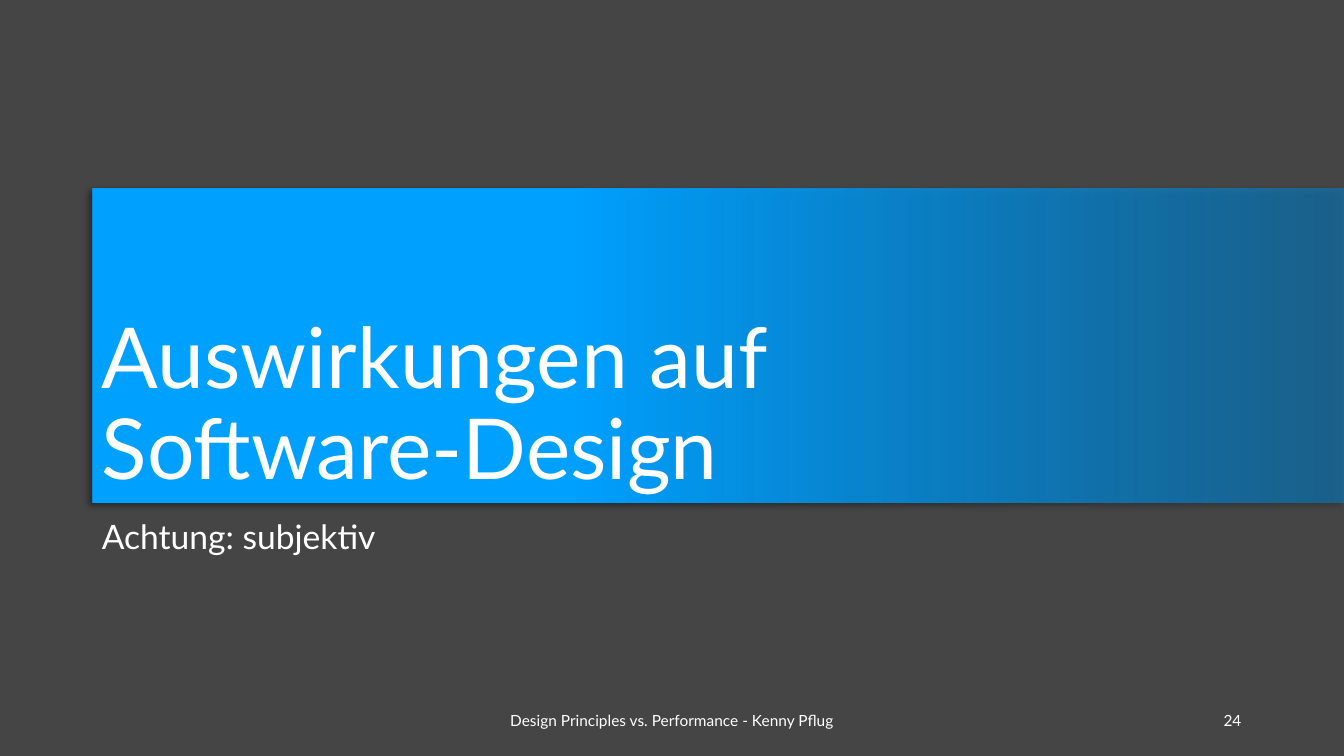
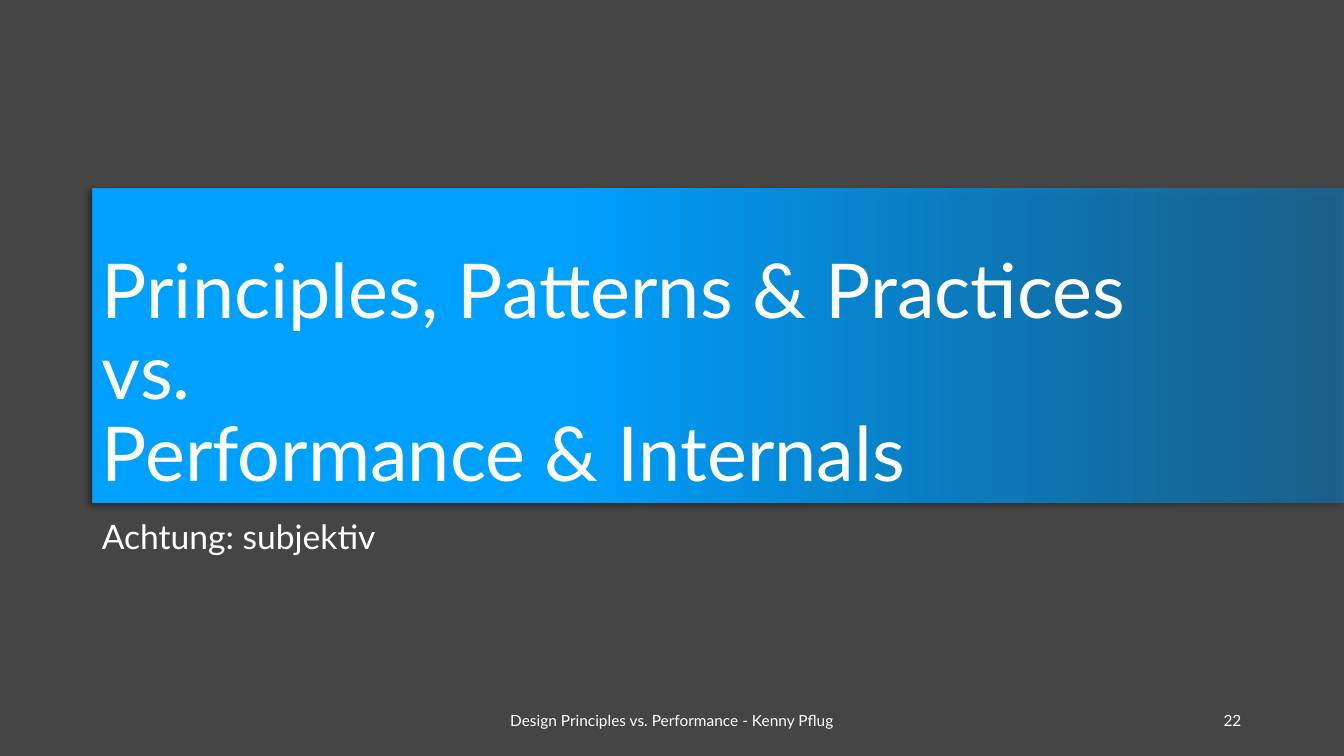
Before and after one commit to feO2x/Adc2021.DesignPrinciplesVsPerformance, a slide deck: slide 22 of Design Principles vs. Performance.pptx (slide 24 before the commit). Drawn at 1344x756 pixels with LibreOffice and Linux fonts; fonts in the diff are those of the drawing; background and template pictures are left out. Boxes give left, top, right and bottom in pixels: in the first picture for what was removed or moved away, otherwise in the second. Text is boxed around its words. In the diff, an @@ line names an element or a change of style, - is before the commit and + after.

```diff
--- a/Design Principles vs. Performance.pptx
+++ b/Design Principles vs. Performance.pptx
@@ title at [102,262,1125,482]: text changed; size 60 to 54 pt @@
-Auswirkungen auf
-Software-Design
+Principles, Patterns & Practices
+vs.
+Performance & Internals
@@ page number at [1224,715,1242,726]: text changed @@
-24
+22
```
Also in this commit, not shown: 5 other slides changed, 1 slide added, 6 slides removed.
